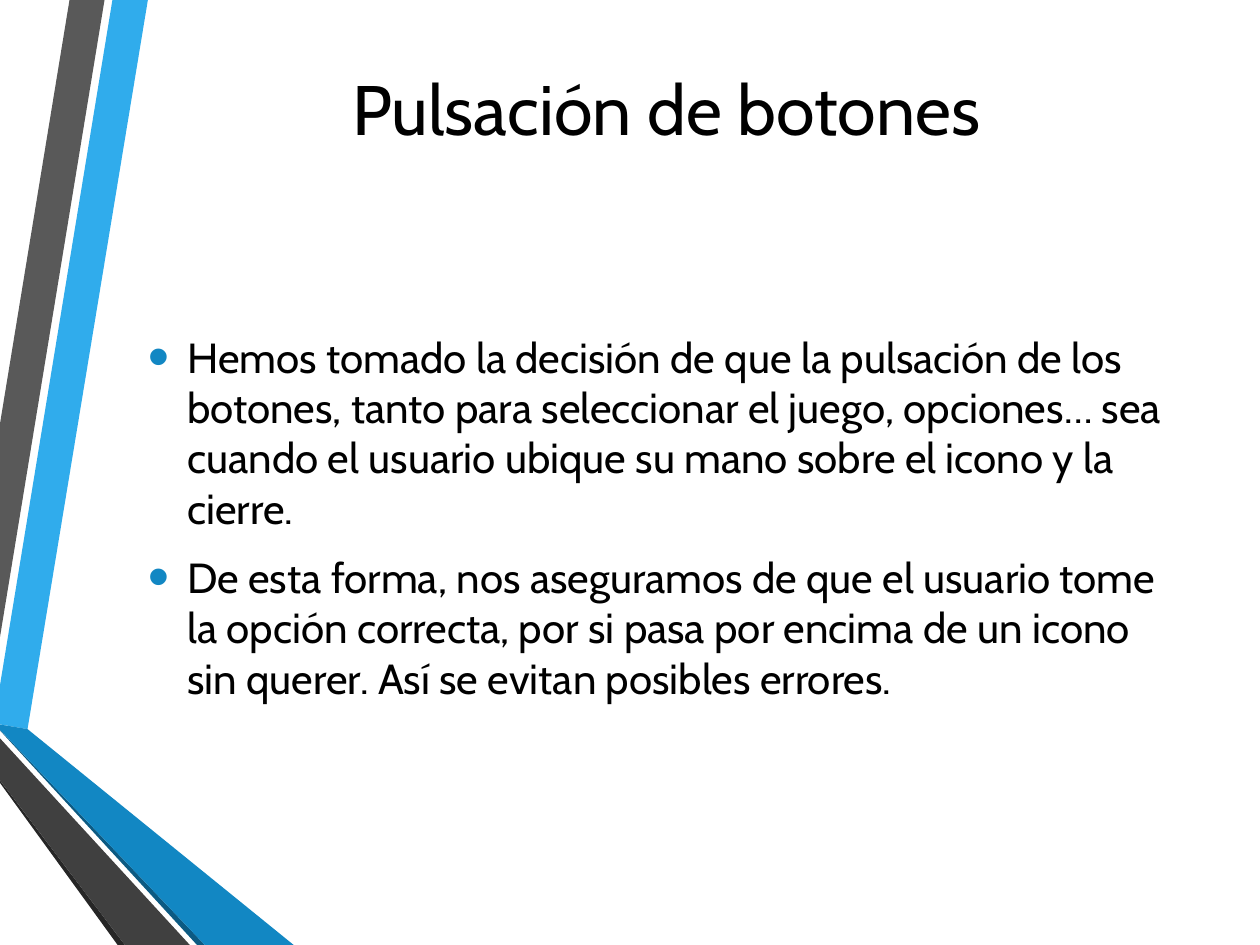
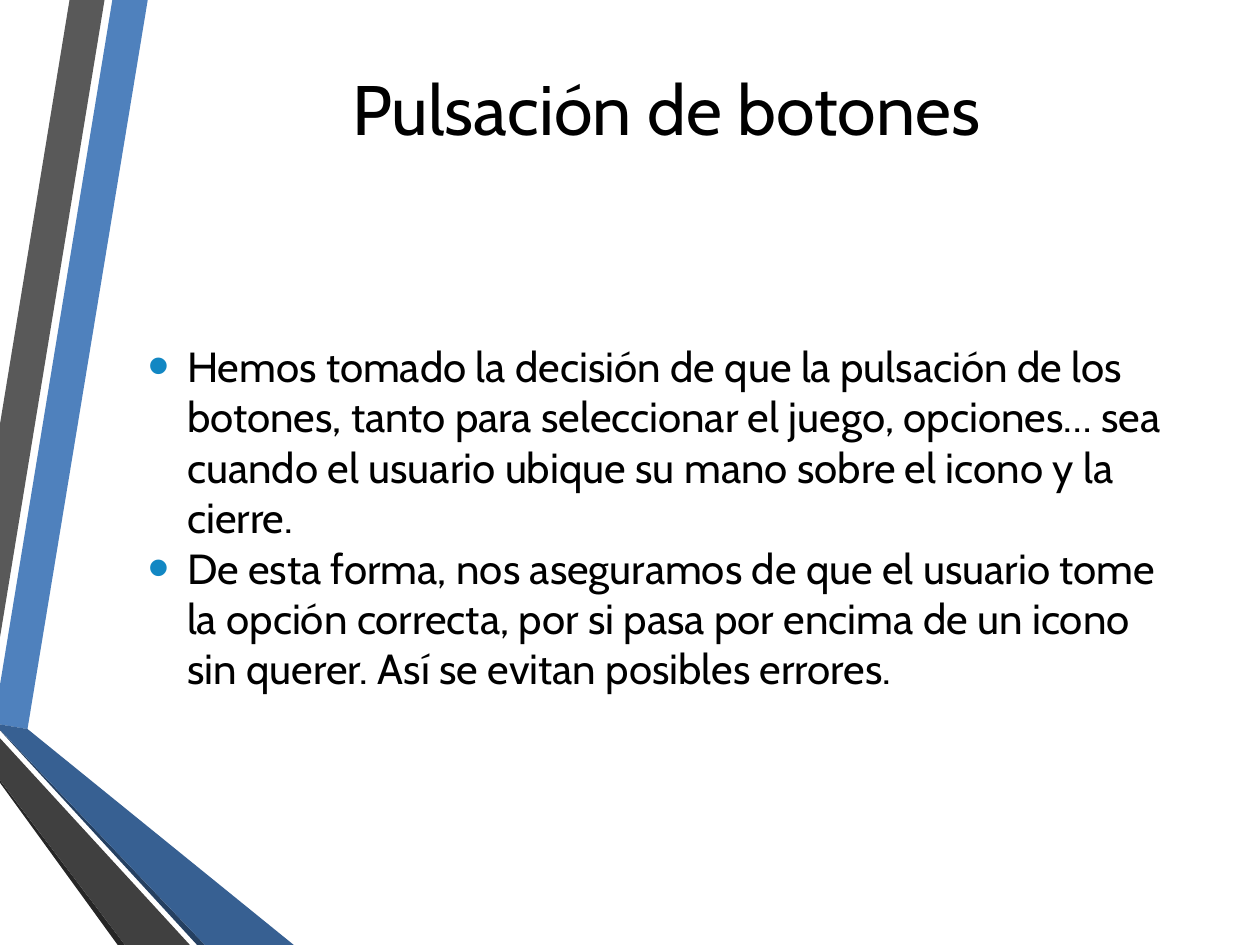
Before and after one commit to FPerezHernandez92/NPI-Kinect-v2, a slide deck: slide 7 of Presentación Práctica 2.pptx. Drawn at 1260x945 pixels with LibreOffice and Linux fonts; fonts in the diff are those of the drawing; background and template pictures are left out. Boxes give left, top, right and bottom in pixels: in the first picture for what was removed or moved away, otherwise in the second. Text is boxed around its words. In the diff, an @@ line names an element or a change of style, - is before the commit and + after.

```diff
--- a/Presentación Práctica 2.pptx
+++ b/Presentación Práctica 2.pptx
@@ freeform shape at [0, 0, 147, 730]: fill #30ACEC to #4F81BD @@
@@ text "Hemos tomado la decisión de ..." at [187, 350, 1160, 694]: less space between paragraphs @@
@@ freeform shape at [0, 730, 205, 945]: fill #0C5A82 to #254061 @@
@@ freeform shape at [0, 724, 294, 945]: fill #1287C3 to #376092 @@
```
Also in this commit, not shown: 8 other slides changed, 1 other file.
